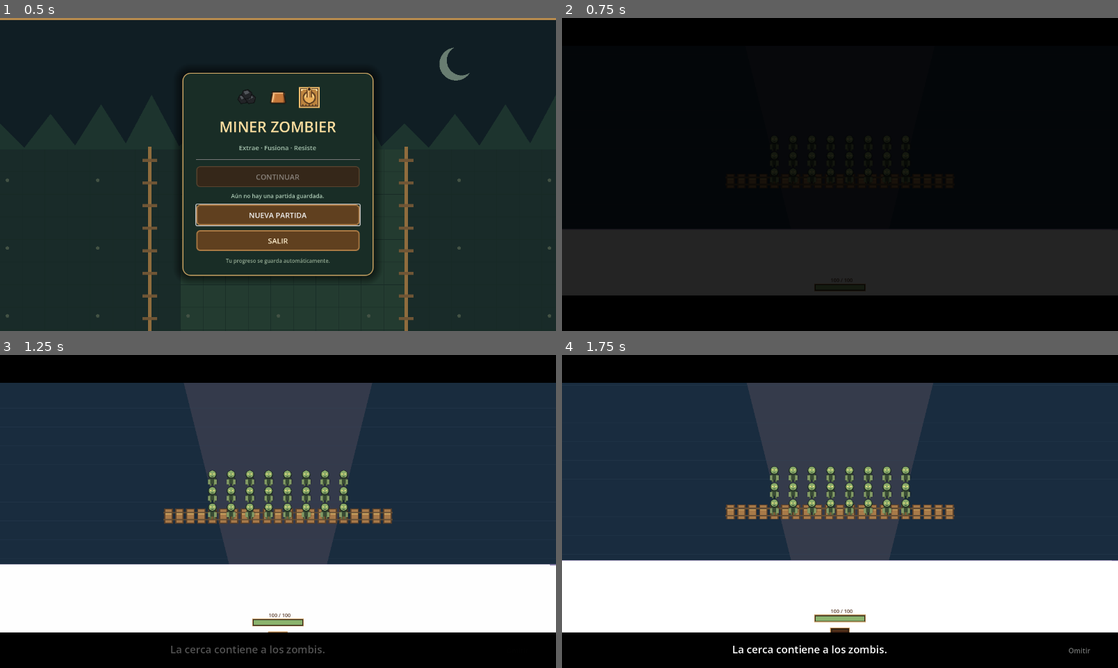
Above: before the commit, frames 1-4 (two rows, left to right).
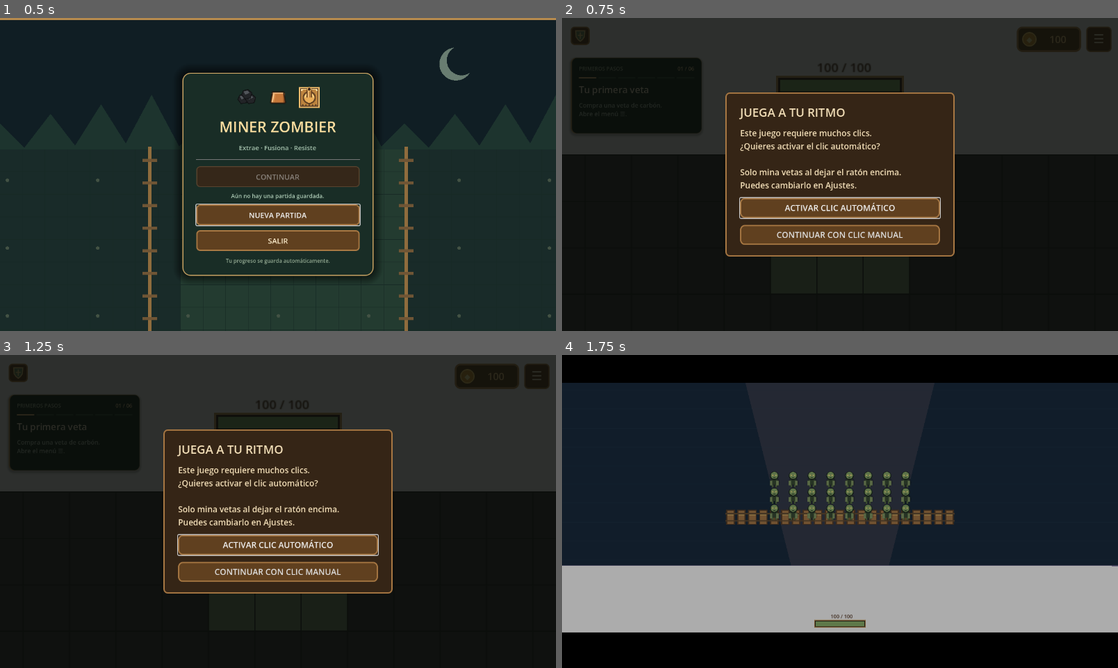
Above: after the commit, the same moments.

Repository: Therix13/MinerZombier
Game: Godot game, scene res://main.tscn
The game is run twice, just before and just after one commit, with the same random seed, the same clock (stepped at 60 frames per second) and the same inputs.
Inputs (mouse positions are in pixels of both pictures, inside the frame that each line leads up to):
- Up to frame 1 (0.5 s): no input
- Up to frame 2 (0.75 s): click "NUEVA PARTIDA" at 0.5 s
- Up to frame 3 (1.25 s): no input
- Up to frame 4 (1.75 s): click (840, 545) at 1.25 s, where only the run after the commit has a clickable "ACTIVAR CLIC AUTOMÁTICO"

Frame 1 is identical in both runs. In frame 2, 49% of the frame differs, in the area x 0-100%, y 0-89%; in frame 3, 73%, in the area x 0-100%, y 0-96%; in frame 4, 29%.

Commit message:
Add optional automatic vein mining and new-game choice

Diff:
--- a/Scripts/display_settings.gd
+++ b/Scripts/display_settings.gd
@@ -29,6 +29,13 @@
 var mode_selector: OptionButton
 var resolution_selector: OptionButton
 var pause_event_received: bool = false
+var auto_click_enabled: bool = false
+var auto_click_checkbox: CheckBox
+var auto_click_prompt: Control
+var auto_click_accept: Button
+var auto_click_decline: Button
+var auto_click_answer: Callable
+var prompt_previously_paused: bool = false
 
 func _ready() -> void:
 	layer = 200
@@ -41,6 +48,7 @@
 	if DisplayServer.get_name() != "headless":
 		load_settings()
 		apply_display(false)
+	load_gameplay_settings()
 	build_interface()
 	update_layout()
 	get_viewport().size_changed.connect(update_layout)
@@ -74,12 +82,41 @@
 	if saved_mode is int and saved_mode in WindowMode.values():
 		window_mode = saved_mode
 
+func load_gameplay_settings() -> void:
+	var config := ConfigFile.new()
+	if config.load(SETTINGS_PATH) != OK: return
+	var enabled: Variant = config.get_value("gameplay", "auto_click", false)
+	auto_click_enabled = enabled if enabled is bool else false
+
+func set_auto_click(enabled: bool) -> void:
+	auto_click_enabled = enabled
+	auto_click_checkbox.set_pressed_no_signal(enabled)
+	if save_settings() != OK:
+		push_warning("No se pudo guardar la opción de clic automático.")
+
+func ask_auto_click(answer: Callable) -> void:
+	auto_click_answer = answer
+	prompt_previously_paused = get_tree().paused
+	get_tree().paused = true
+	auto_click_prompt.show()
+	auto_click_accept.grab_focus()
+
+func answer_auto_click(enabled: bool) -> void:
+	if not auto_click_prompt.visible: return
+	set_auto_click(enabled)
+	auto_click_prompt.hide()
+	get_tree().paused = prompt_previously_paused
+	var answer: Callable = auto_click_answer
+	auto_click_answer = Callable()
+	if answer.is_valid(): answer.call()
+
 func save_settings() -> Error:
 	var config := ConfigFile.new()
 	config.set_value("display", "width", resolution.x)
 	config.set_value("display", "height", resolution.y)
 	config.set_value("display", "mode", window_mode)
 	config.set_value("display", "fullscreen", window_mode == WindowMode.FULLSCREEN)
+	config.set_value("gameplay", "auto_click", auto_click_enabled)
 	return config.save(SETTINGS_PATH)
 
 func apply_display(persist: bool = true) -> void:
@@ -183,7 +220,7 @@
 	settings_page = VBoxContainer.new()
 	settings_page.add_theme_constant_override("separation", 14)
 	pages.add_child(settings_page)
-	add_label(settings_page, "AJUSTES DE PANTALLA", 27)
+	add_label(settings_page, "AJUSTES", 27)
 	add_label(settings_page, "Modo de ventana", 17)
 	mode_selector = OptionButton.new()
 	mode_selector.add_item("Ventana", WindowMode.WINDOWED)
@@ -197,6 +234,15 @@
 		resolution_selector.add_item("%d × %d" % [candidate.x, candidate.y])
 	resolution_selector.custom_minimum_size.y = 42
 	settings_page.add_child(resolution_selector)
+	auto_click_checkbox = CheckBox.new()
+	auto_click_checkbox.text = "Clic automático sobre vetas"
+	auto_click_checkbox.button_pressed = auto_click_enabled
+	auto_click_checkbox.custom_minimum_size.y = 42
+	auto_click_checkbox.add_theme_font_size_override("font_size", 19)
+	auto_click_checkbox.add_theme_color_override("font_color", Color("#f3dfb8"))
+	auto_click_checkbox.toggled.connect(set_auto_click)
+	settings_page.add_child(auto_click_checkbox)
+	add_label(settings_page, "Mina al dejar el ratón encima de una veta.", 16)
 	var row := HBoxContainer.new()
 	row.add_theme_constant_override("separation", 12)
 	settings_page.add_child(row)
@@ -210,6 +256,40 @@
 	row.add_child(back_button)
 	settings_page.hide()
 	overlay.hide()
+	build_auto_click_prompt()
+
+func build_auto_click_prompt() -> void:
+	auto_click_prompt = Control.new()
+	auto_click_prompt.set_anchors_and_offsets_preset(Control.PRESET_FULL_RECT)
+	menu_root.add_child(auto_click_prompt)
+	var shade := ColorRect.new()
+	shade.color = Color(0.03, 0.04, 0.03, 0.85)
+	shade.set_anchors_and_offsets_preset(Control.PRESET_FULL_RECT)
+	auto_click_prompt.add_child(shade)
+	var center := CenterContainer.new()
+	center.set_anchors_and_offsets_preset(Control.PRESET_FULL_RECT)
+	auto_click_prompt.add_child(center)
+	var panel := PanelContainer.new()
+	panel.custom_minimum_size.x = 520
+	panel.add_theme_stylebox_override("panel", make_style("#352516", "#a87843"))
+	center.add_child(panel)
+	var margin := MarginContainer.new()
+	for side in ["left", "right", "top", "bottom"]:
+		margin.add_theme_constant_override("margin_" + side, 24)
+	panel.add_child(margin)
+	var column := VBoxContainer.new()
+	column.add_theme_constant_override("separation", 16)
+	margin.add_child(column)
+	add_label(column, "JUEGA A TU RITMO", 27)
+	var description: Label = add_label(column, "Este juego requiere muchos clics.\n¿Quieres activar el clic automático?\n\nSolo mina vetas al dejar el ratón encima.\nPuedes cambiarlo en Ajustes.", 19)
+	description.custom_minimum_size.x = 460
+	auto_click_accept = make_button("ACTIVAR CLIC AUTOMÁTICO")
+	auto_click_accept.pressed.connect(answer_auto_click.bind(true))
+	column.add_child(auto_click_accept)
+	auto_click_decline = make_button("CONTINUAR CON CLIC MANUAL")
+	auto_click_decline.pressed.connect(answer_auto_click.bind(false))
+	column.add_child(auto_click_decline)
+	auto_click_prompt.hide()
 
 func add_label(parent: Node, text: String, font_size: int) -> Label:
 	var label := Label.new()
@@ -241,7 +321,7 @@
 	return button
 
 func open_menu() -> void:
-	if menu_open:
+	if menu_open or auto_click_prompt.visible:
 		return
 	var focused: Control = get_viewport().gui_get_focus_owner()
 	previous_focus = weakref(focused) if focused != null else null
@@ -295,6 +375,7 @@
 		close_menu()
 
 func _process(_delta: float) -> void:
+	if auto_click_prompt.visible: return
 	if start_screen_open(): return
 	# Input state still updates when a Control or another _input callback
 	# consumes ESC. Keep the shortcut working in that case, even when paused.
@@ -312,6 +393,8 @@
 	return saves != null and not saves.playing
 
 func handle_key_event(event: InputEvent) -> bool:
+	if auto_click_prompt.visible:
+		return event is InputEventKey and (event.keycode == KEY_ESCAPE or event.physical_keycode == KEY_ESCAPE)
 	if start_screen_open(): return false
 	if not event is InputEventKey or not event.pressed:
 		return false
--- a/Scripts/save_manager.gd
+++ b/Scripts/save_manager.gd
@@ -54,7 +54,7 @@
 		Engine.remove_meta(INTRO_KEY)
 		save_game()
 		timer.start()
-		game.shop.ensure_intro()
+		game.display_settings.ask_auto_click(game.shop.ensure_intro)
 	elif action == "continue":
 		var data: Dictionary = read_save()
 		if not data.is_empty() and restore_snapshot(data):
--- a/Scripts/world_interactions.gd
+++ b/Scripts/world_interactions.gd
@@ -2,6 +2,9 @@
 
 var game: Node2D
 var grid: RefCounted
+const AUTO_CLICK_INTERVAL := 0.15
+var auto_click_elapsed: float = 0.0
+var auto_click_cell := Vector2i(-9999, -9999)
 var shift_batch: bool = false
 var placing_resource: String = ""
 var placing_furnace: bool = false
@@ -426,7 +429,30 @@
 	clear_drag()
 	return true
 
+func advance_auto_click(delta: float) -> void:
+	var settings: CanvasLayer = game.get("display_settings")
+	var pointer: Vector2 = get_viewport().get_mouse_position()
+	var blocked: bool = not settings.auto_click_enabled or not phase_allows() or placement_active() or game.get("holding_object") or not get_window().has_focus() or not get_viewport().get_visible_rect().has_point(pointer) or get_viewport().gui_get_hovered_control() != null
+	if blocked:
+		auto_click_elapsed = 0.0
+		auto_click_cell = Vector2i(-9999, -9999)
+		return
+	var cell: Vector2i = world_cell(pointer)
+	if game.get("mining").vein_at(cell).is_empty() or not grid.owned_tiles.has(cell) or (game.get("camera_controller").defense_view and game.get("cycle").is_night):
+		auto_click_elapsed = 0.0
+		auto_click_cell = Vector2i(-9999, -9999)
+		return
+	if cell != auto_click_cell:
+		auto_click_cell = cell
+		auto_click_elapsed = 0.0
+	auto_click_elapsed += delta
+	if auto_click_elapsed >= AUTO_CLICK_INTERVAL:
+		# One real mining hit per interval; never replay a backlog after a slow frame.
+		auto_click_elapsed = 0.0
+		game.get("mining").mine(cell)
+
 func _process(_delta: float) -> void:
+	advance_auto_click(_delta)
 	if (placing_furnace or placing_iron or placing_gold or placing_saw) and (game.get("cycle").is_night or game.get("cycle").defeated): cancel_active()
 	var cycle: RefCounted = game.get("cycle")
 	if not placing_resource.is_empty() and (not game.get("economy").developer_mode or cycle.is_night or cycle.defeated):
--- /dev/null
+++ b/tests/auto_click.gd
@@ -0,0 +1,71 @@
+extends "res://tests/interactions.gd"
+
+var strikes := 0
+
+func run_checks() -> void:
+	root.show()
+	game = load("res://main.tscn").instantiate()
+	root.add_child(game)
+	current_scene = game
+	await settle()
+	game.set_process(false)
+	mover = game.get_node("WorldInteractions")
+	mover.set_process(false)
+	var settings: CanvasLayer = game.display_settings
+	settings.resolution = Vector2i(1280,720)
+	settings.window_mode = 0
+	settings.apply_display(false)
+	game.cycle.tutorial_skipped = true
+	game.mining.struck.connect(func(_cell: Vector2i): strikes += 1)
+	var cell := Vector2i(15,1)
+	game.mining.place_vein(cell,1,"coal")
+	await settle()
+	await mouse_move(point(cell))
+	settings.set_auto_click(false)
+	mover.advance_auto_click(1.0)
+	check(strikes == 0,"Manual mode never mines merely by hovering")
+	settings.set_auto_click(true)
+	settings.auto_click_enabled = false
+	settings.load_gameplay_settings()
+	check(settings.auto_click_enabled,"Automatic mining preference survives reloading settings")
+	for i in range(5): mover.advance_auto_click(0.15)
+	check(strikes == 5 and game.mining.nuggets_at(cell+Vector2i.RIGHT) == 1,"Hovering a vein produces normal mining hits and a normal resource")
+	mover.advance_auto_click(10.0)
+	check(strikes == 6,"A slow frame cannot produce a burst of accumulated clicks")
+	await mouse_move(point(cell+Vector2i.RIGHT))
+	mover.advance_auto_click(1.0)
+	check(strikes == 6 and game.mining.nuggets_at(cell+Vector2i.RIGHT) == 1,"Hovering resources does not click, sell or move them")
+	await mouse_move(point(cell))
+	game.shop.open_shop()
+	mover.advance_auto_click(1.0)
+	check(strikes == 6,"Shop blocks automatic mining")
+	game.shop.close_shop()
+	await create_timer(0.4).timeout
+	game.placing_coal = true
+	mover.advance_auto_click(1.0)
+	check(strikes == 6,"Placement blocks automatic mining")
+	game.placing_coal = false
+	game.holding_object = true
+	mover.advance_auto_click(1.0)
+	check(strikes == 6,"Dragging blocks automatic mining")
+	game.holding_object = false
+	settings.open_settings()
+	mover.advance_auto_click(1.0)
+	check(strikes == 6 and paused,"Pause and settings block automatic mining")
+	settings.auto_click_checkbox.button_pressed = false
+	check(not settings.auto_click_enabled,"The settings checkbox disables automatic mining immediately")
+	settings.close_menu()
+	await mouse_move(point(cell))
+	mover.advance_auto_click(1.0)
+	check(strikes == 6,"Disabling the checkbox restores manual-only mining")
+	settings.ask_auto_click(func(): pass)
+	check(paused and settings.auto_click_prompt.visible,"The warning is modal and waits for an explicit choice")
+	settings.answer_auto_click(true)
+	check(not paused and settings.auto_click_enabled and not settings.auto_click_prompt.visible,"Accepting enables automatic mining and resumes the game")
+	settings.ask_auto_click(func(): pass)
+	settings.answer_auto_click(false)
+	check(not paused and not settings.auto_click_enabled,"Declining keeps manual mining available")
+	game.queue_free()
+	await process_frame
+	print("RESULT: %d passed, %d failed; automatic mining" % [passed,failed])
+	quit(1 if failed > 0 else 0)
--- a/tests/session_save.gd
+++ b/tests/session_save.gd
@@ -45,6 +45,9 @@
 	var old_id: int = game.get_instance_id()
 	await click(saves.start_screen.new_button)
 	await wait_new_scene(old_id)
+	check(game.display_settings.auto_click_prompt.visible and paused and game.get_node_or_null("IntroCinematic") == null,"New game asks about automatic mining before the cinematic")
+	await click(game.display_settings.auto_click_decline)
+	check(not game.display_settings.auto_click_prompt.visible and not game.display_settings.auto_click_enabled,"Manual mining choice closes the prompt")
 	check(saves.playing and game.economy.coins == 100 and game.cycle.tutorial_step == 0,"Nueva partida starts a fresh game with the normal initial gold and tutorial")
 	check(FileAccess.file_exists(TEST_PATH) and not saves.read_save().is_empty(),"A new game immediately creates a valid save")
 	check(game.get_node_or_null("IntroCinematic") != null,"A fresh game retains the opening cinematic")
@@ -69,6 +72,7 @@
 	await click(saves.start_screen.continue_button)
 	await wait_new_scene(old_id)
 	game.display_settings.open_menu()
+	check(not game.display_settings.auto_click_prompt.visible,"Continuing a save does not repeat the new-game prompt")
 	check(saves.playing and saves.loaded_game and game.get_node_or_null("IntroCinematic") == null,"Continuar restores a fresh scene without replaying the opening")
 	check(game.economy.coins == 4321 and game.grid.cave_width == 7 and game.grid.defense_tiles.size() == 2,"Loading restores money, cave ownership and defense platforms")
 	check(game.mining.vein_level(Vector2i(14,0)) == 4 and game.mining.coal_veins[Vector2i(14,0)]["progress"] == 3,"Vein tiers, directions and mining progress survive loading")
@@ -189,6 +193,7 @@
 	await click(saves.start_screen.confirmation.get_child(2))
 	await wait_new_scene(old_id)
 	if game.get_node_or_null("IntroCinematic") != null: game.get_node("IntroCinematic").finish()
+	await click(game.display_settings.auto_click_accept)
 	check(game.economy.coins == 100 and game.grid.cave_width == 3 and game.mining.coal_veins.is_empty() and game.progression.unlocked.is_empty(),"Confirming Nueva partida resets buildings, unlocks, money and cave size")
 	check(saves.read_save()["coins"] == 100 and saves.read_save()["cycle"]["day"] == 1,"The new slot contains the fresh game")
 	print("RESULT: %d passed, %d failed; start screen and persistence" % [passed,failed])
